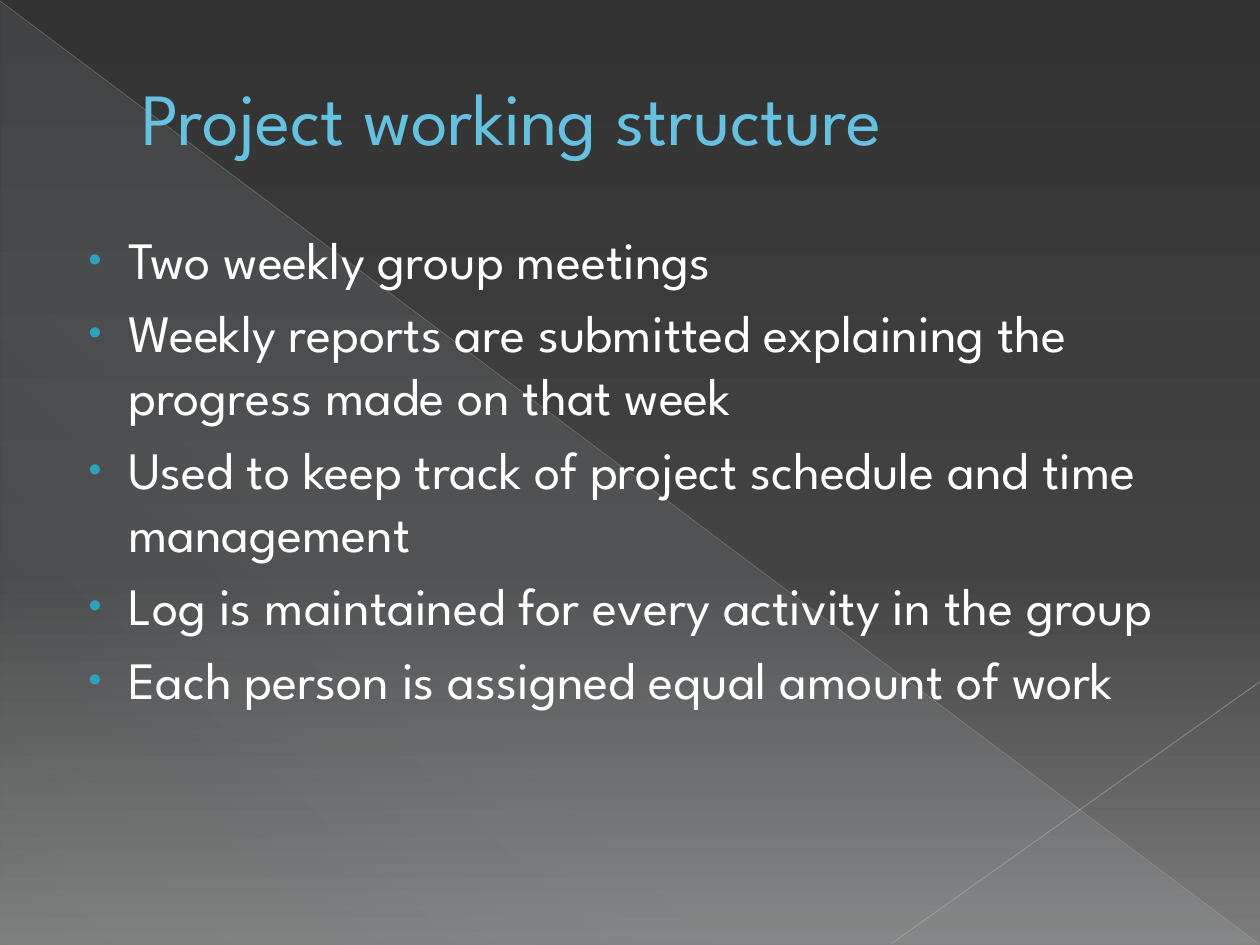
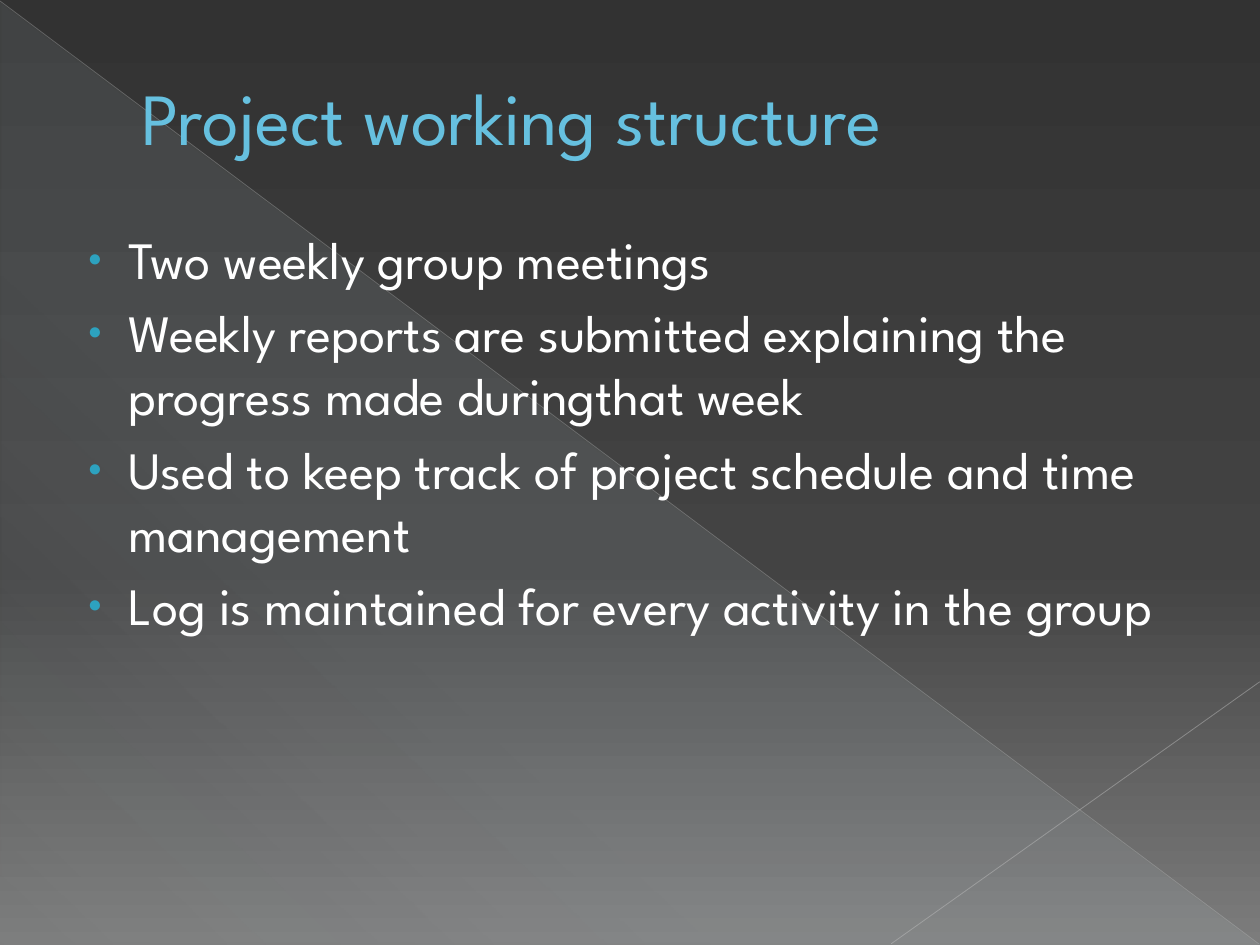
Before and after one commit to sweenr/odbc2kml, a slide deck: slide 2 of docs/ODBC2KML Demo Slides.pptx. Drawn at 1260x945 pixels with LibreOffice and Linux fonts; fonts in the diff are those of the drawing. Boxes give left, top, right and bottom in pixels: in the first picture for what was removed or moved away, otherwise in the second. Text is boxed around its words. In the diff, an @@ line names an element or a change of style, - is before the commit and + after.

```diff
--- a/docs/ODBC2KML Demo Slides.pptx
+++ b/docs/ODBC2KML Demo Slides.pptx
@@ text at (x1=128, y1=316, x2=1067, y2=431): text changed @@
-● Weekly reports are submitted explaining the progress made on that week
+● Weekly reports are submitted explaining the progress made duringthat week
@@ text at (x1=128, y1=662, x2=1113, y2=711): paragraph removed @@
-● Each person is assigned equal amount of work
```
Also in this commit, not shown: 4 other slides changed, 7 slides added, 2 slides removed.
